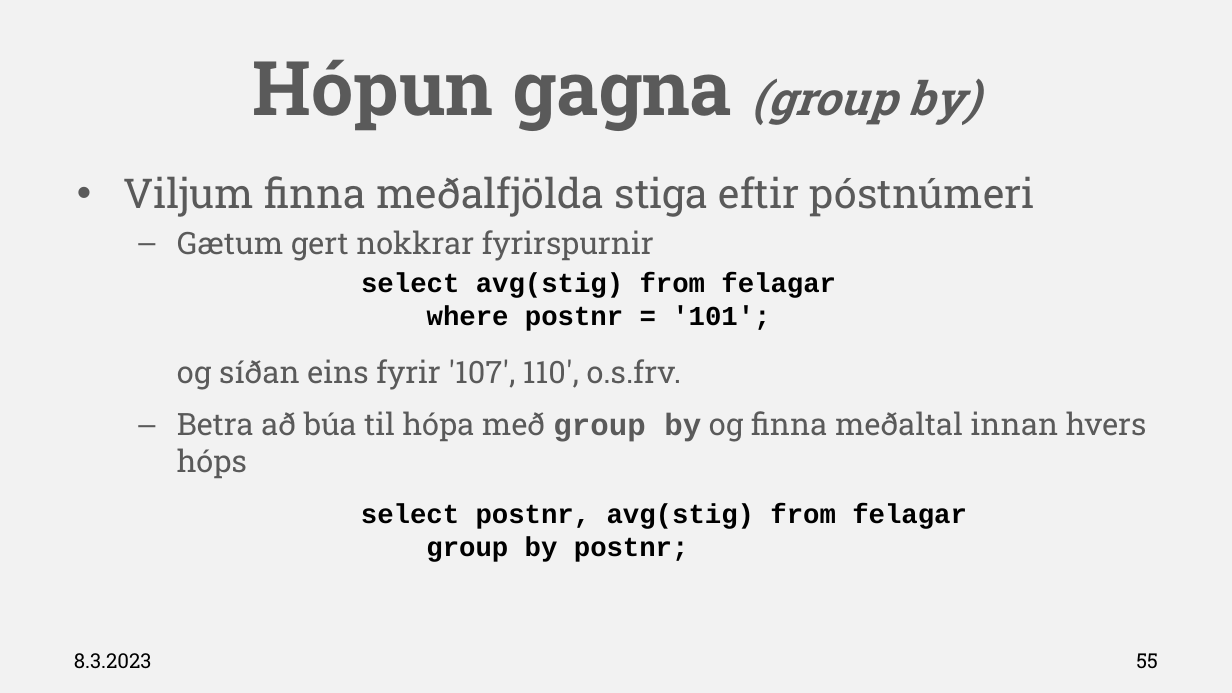
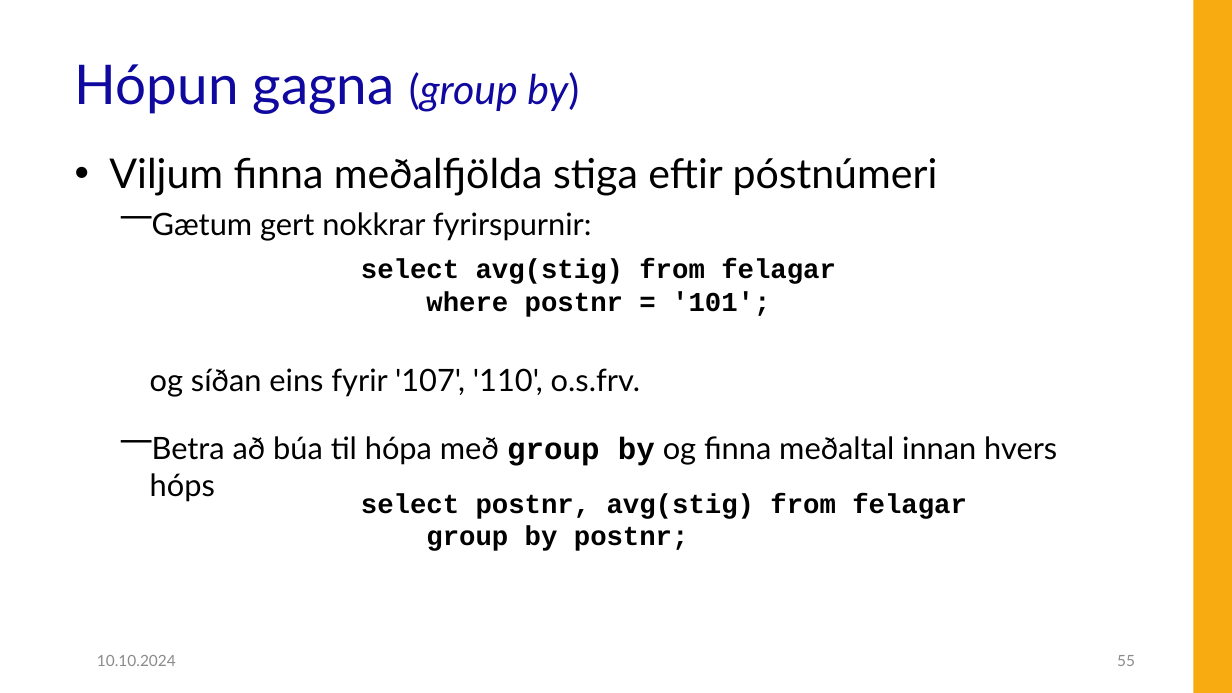
Before and after one commit to Hjalmtyr/SQL1, a slide deck: slide 55 of SQL-I.pptx. Drawn at 1232x693 pixels with LibreOffice and Linux fonts; fonts in the diff are those of the drawing; background and template pictures are left out. Boxes give left, top, right and bottom in pixels: in the first picture for what was removed or moved away, otherwise in the second. Text is boxed around its words. In the diff, an @@ line names an element or a change of style, - is before the commit and + after.

```diff
--- a/SQL-I.pptx
+++ b/SQL-I.pptx
@@ background #F2F2F2 to #FFFFFF @@
@@ rectangle added at [1194, 0, 1232, 693], fill #F8AA11 @@
@@ title "Hópun gagna (group by)": place and size @@
-title "Hópun gagna (group by)" at [253, 59, 980, 131]
+title "Hópun gagna (group by)" at [75, 64, 579, 114]
@@ title "Hópun gagna (group by)" at [75, 64, 579, 114]: size 44 to 32 pt in "Hópun gagna"; size 27 to 24 pt, italic off in "(group by)"; font Roboto Slab to Lato, text colour #5A5A5A to #10099F, bold off; alignment centre to left; line spacing 1 to 0.9; vertical alignment middle to bottom @@
@@ text "Viljum finna meðalfjölda stiga eftir ...": place and size @@
-text "Viljum finna meðalfjölda stiga eftir ..." at [123, 176, 1146, 478]
+text "Viljum finna meðalfjölda stiga eftir ..." at [109, 157, 1057, 502]
@@ text at [109, 157, 1057, 502]: font Roboto Slab to Lato in "Viljum finna meðalfjölda stiga eftir póstnúmeri", "Betra að búa til hópa með og ..."; text colour #5A5A5A to #000000 in "Viljum finna meðalfjölda stiga eftir póstnúmeri", "Betra að búa til hópa með group ..."; indent changed; bullet – to ⎻; more space between paragraphs @@
@@ text at [150, 212, 640, 397]: text changed; font Roboto Slab to Lato; text colour #5A5A5A to #000000 @@
-  – Gætum gert nokkrar fyrirspurnir
-  og síðan eins fyrir '107', 110', o.s.frv.
+  ⎻ Gætum gert nokkrar fyrirspurnir:
+  og síðan eins fyrir '107', '110', o.s.frv.
@@ text "select avg(stig) from felagar": place and size @@
-text "select avg(stig) from felagar" at [361, 273, 836, 331]
+text "select avg(stig) from felagar" at [361, 259, 836, 317]
@@ text "select postnr, avg(stig) from felagar": place and size @@
-text "select postnr, avg(stig) from felagar" at [361, 504, 967, 562]
+text "select postnr, avg(stig) from felagar" at [361, 493, 967, 551]
@@ text at [97, 655, 176, 666]: text changed; size 12 to 9 pt; font Roboto Slab to Lato; text colour #000000 to #8C8C8C @@
-8.3.2023
+10.10.2024
@@ page number: place and size @@
-page number at [1136, 653, 1158, 669]
+page number at [1117, 655, 1135, 666]
@@ page number at [1117, 655, 1135, 666]: size 12 to 9 pt, font Roboto Slab to Lato, text colour #000000 to #8C8C8C @@
```
Also in this commit, not shown: 81 other slides changed, 2 slides added, 2 slides removed, 25 other files.
